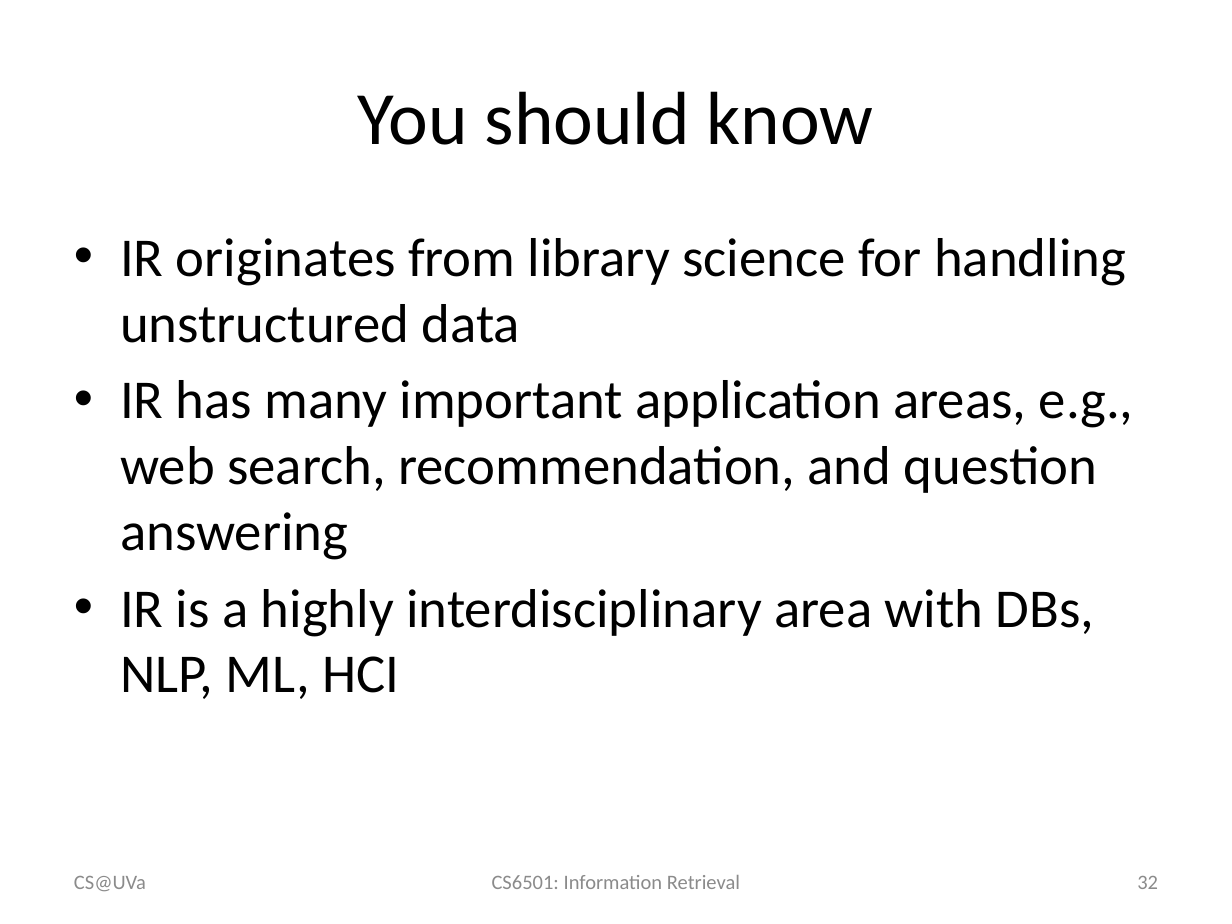
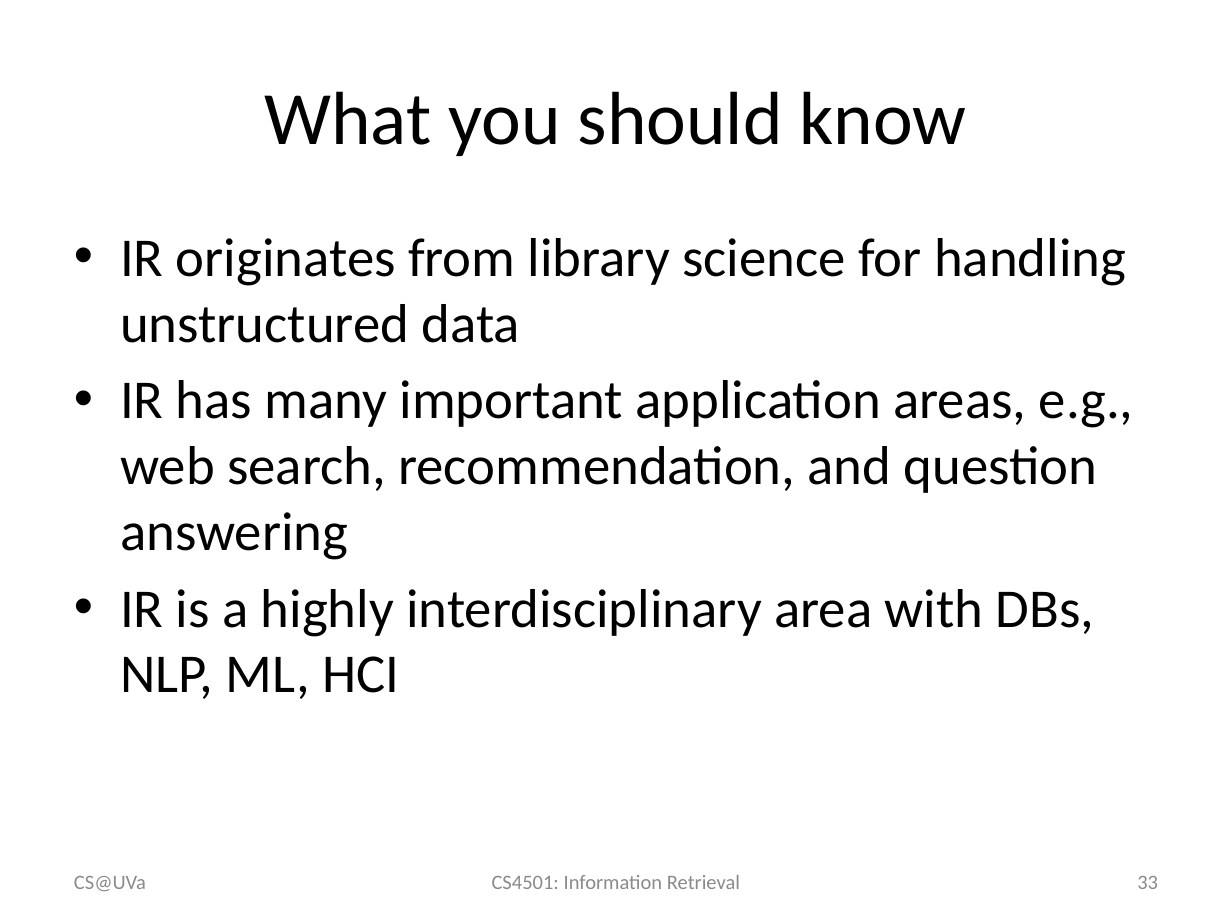
Before and after one commit to wang296/IR2015, a slide deck: slide 33 of docs/Introduction to Information Retrieval.pptx (slide 32 before the commit). Drawn at 1232x924 pixels with LibreOffice and Linux fonts; fonts in the diff are those of the drawing. Boxes give left, top, right and bottom in pixels: in the first picture for what was removed or moved away, otherwise in the second. Text is boxed around its words. In the diff, an @@ line names an element or a change of style, - is before the commit and + after.

```diff
--- a/docs/Introduction to Information Retrieval.pptx
+++ b/docs/Introduction to Information Retrieval.pptx
@@ title at (264,91,967,156): text changed @@
-You should know
+What you should know
@@ text at (492,875,740,889): text changed @@
-CS6501: Information Retrieval
+CS4501: Information Retrieval
@@ page number at (1137,876,1158,889): text changed @@
-32
+33
```
Also in this commit, not shown: 30 other slides changed, 2 slides added, 6 other files.
